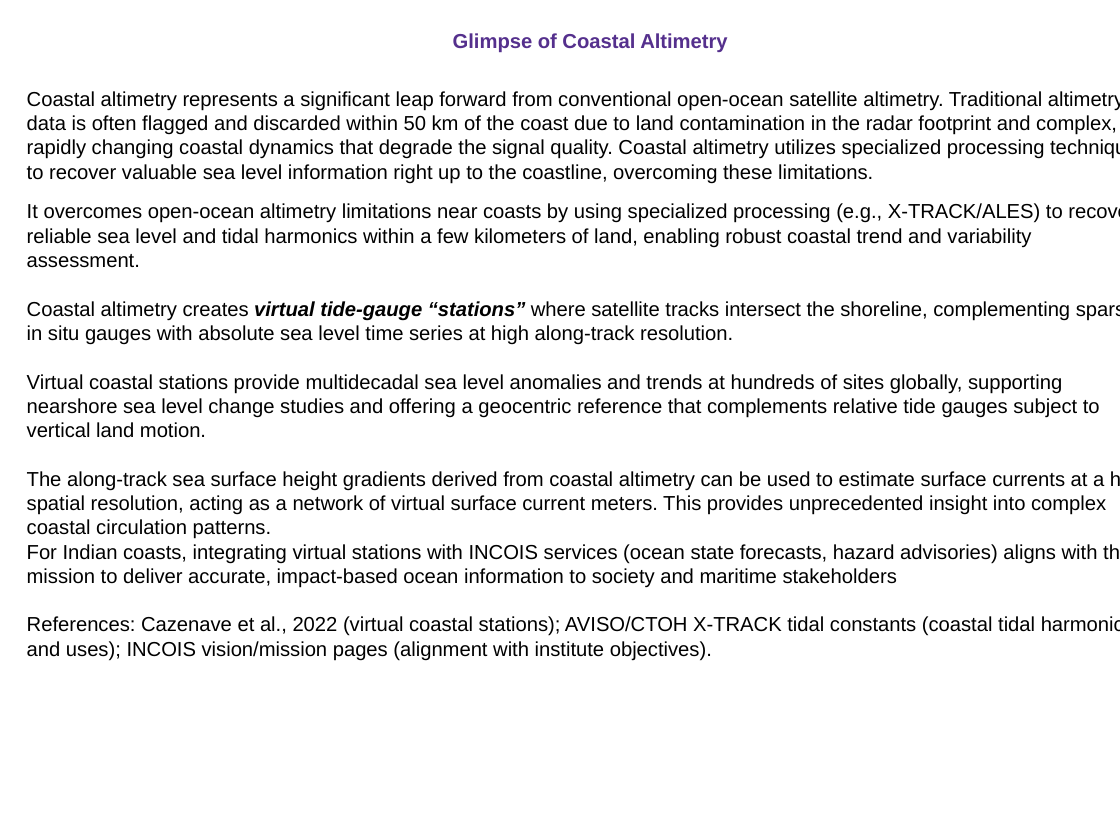
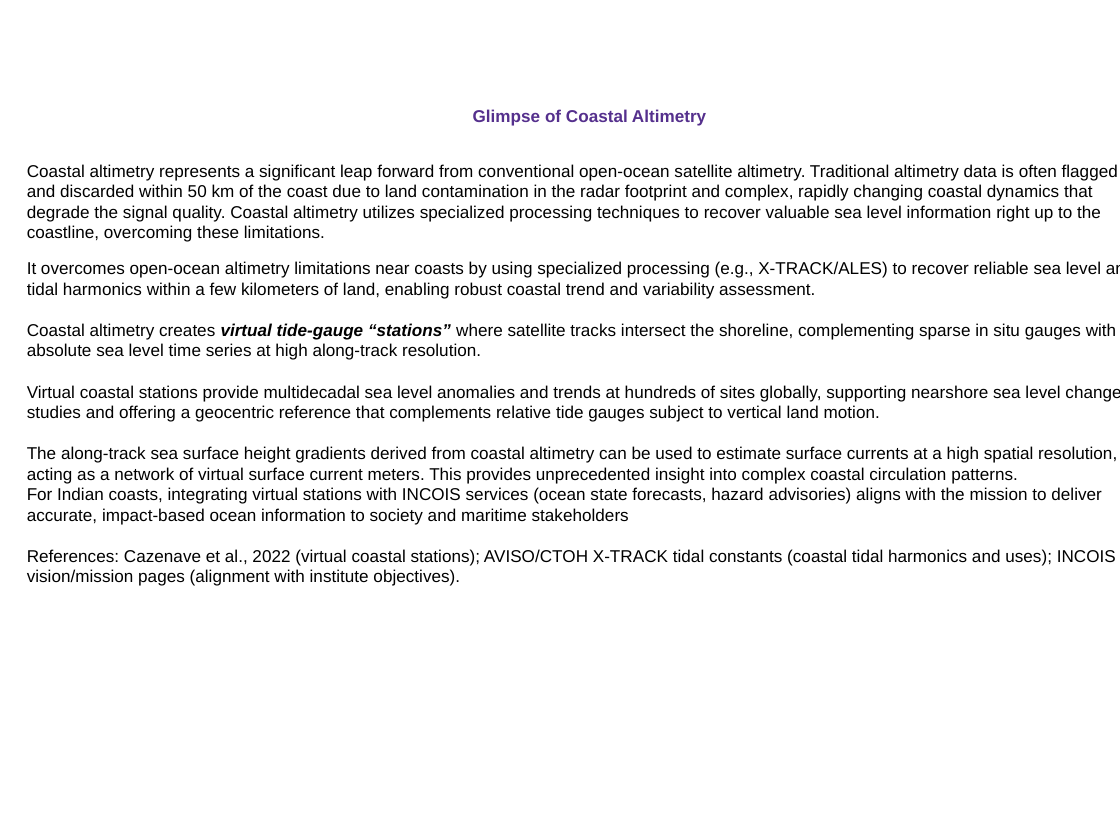
Before and after one commit to vasutweaks/xtrackm, a slide deck: slide 18 of ppt_figs/coastal_alt_ppt_edit.pptx. Drawn at 1120x840 pixels with LibreOffice and Linux fonts; fonts in the diff are those of the drawing. Boxes give left, top, right and bottom in pixels: in the first picture for what was removed or moved away, otherwise in the second. Text is boxed around its words. In the diff, an @@ line names an element or a change of style, - is before the commit and + after.

Commit message:
updated

```diff
--- a/ppt_figs/coastal_alt_ppt_edit.pptx
+++ b/ppt_figs/coastal_alt_ppt_edit.pptx
@@ text "Glimpse of Coastal Altimetry" at [27, 109, 1120, 586]: size 13 to 11 pt @@
```
